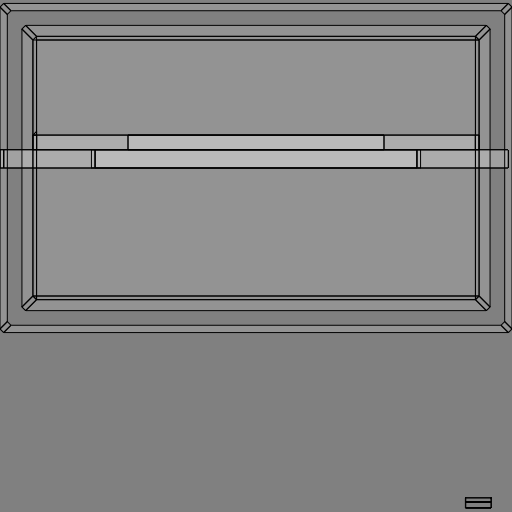
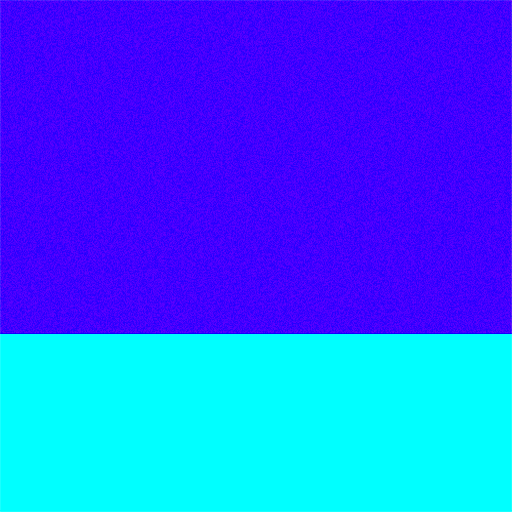
Layers edited between the first and the second 512 x 512 image:
hid group "UVs" (1 layers) over [0, 0, 512, 512]
hid group "BR" (3 layers) over [0, 0, 512, 512]
"O Mask": blend normal → multiply, painted on it over [0, 0, 512, 512]